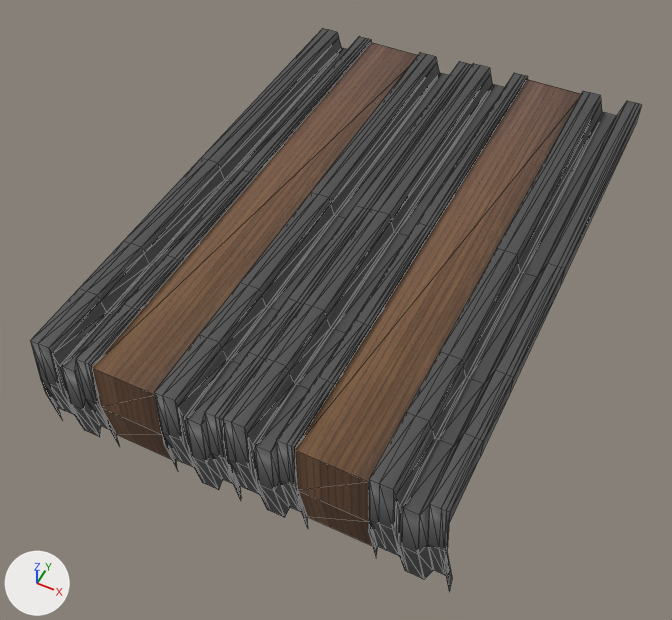
A saved change to the glTF model models/scene_de_bowling.glb.
Both versions are drawn from a 50 mm camera at (31.7, -111.7, 109.8) aimed at (-18.4, -11.4, -15.6). Every picture has the same lights, and +X, +Y and +Z are marked at lower left. Mesh edges are drawn as thin lines. Where no turn or scale is listed for an object, it has been applied to the vertices. Vertices at the same position are counted once.

The older version as bpy lines, for what is in view:
```python
ob_plane_001 = bpy.data.objects.new('Plane.001', me_plane_006)
ob_plane_001.location = (-30.5, -0.1, 2.1)
ob_plane_002 = bpy.data.objects.new('Plane.002', me_plane_007)
ob_plane_002.location = (-7.3, -0.2, 2.7)
ob_plane_002.scale = (9.44, 50.0, 2.0)
ob_plane_003 = bpy.data.objects.new('Plane.003', me_plane_003)
ob_plane_003.location = (4.6, -0.2, 3.5)
ob_plane_003.scale = (9.44, 50.0, 2.0)
ob_plane_004 = bpy.data.objects.new('Plane.004', me_plane_004)
ob_plane_004.location = (27.8, -0.2, 4.1)
ob_plane_004.scale = (9.44, 50.0, 2.0)
ob_plane_005 = bpy.data.objects.new('Plane.005', me_plane_005)
ob_plane_005.location = (-0.1, 0.5, -0.6)
ob_plane_006 = bpy.data.objects.new('Plane.006', me_plane_008)
ob_plane_006.location = (-35.1, 0.6, -2.0)
```
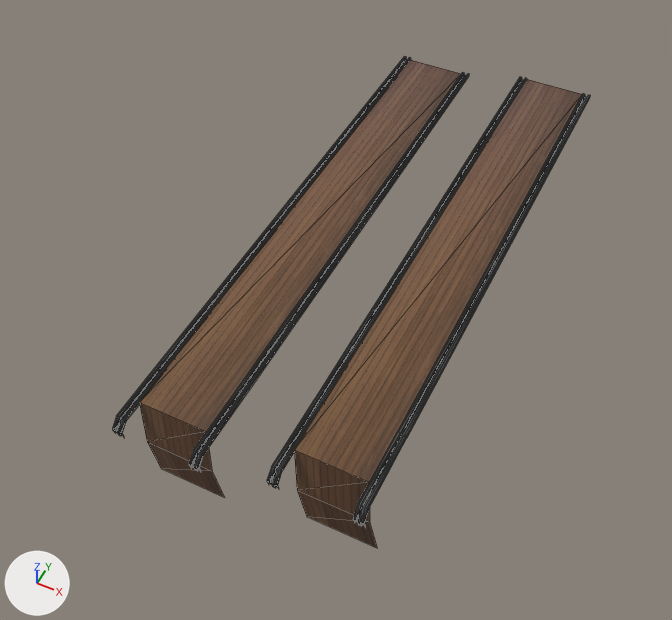
Where the newer file only moved an object's origin or applied its transform, the numbers keep the older frame.

Boxes [x1, y1, x2, y2] around the edits, measured in the pictures (672 x 620 px):
'Plane.006', moved: before [92, 42, 418, 462]; after [139, 60, 461, 497]
'Plane.004', moved, rescaled (10% wider, 24% shorter): before [369, 91, 641, 591]; after [112, 56, 411, 437]
'Plane.003', moved, rescaled (8% narrower, 14% shorter): before [223, 63, 528, 529]; after [189, 72, 469, 472]
'Plane.002', moved, rescaled (25% narrower): before [154, 52, 472, 500]; after [353, 94, 590, 527]
'Plane.001', mesh rescaled (24% narrower): before [30, 28, 371, 447]; after [267, 77, 527, 489]

What changed in the scene script:
```text
Change me_plane_006:
    where me_plane_006.from_pydata(...)  # 112 vertices, 180 faces; spans x -22.1..-8.1, y -50.9..50.6, z -22.3..-3.3
    used by ob_plane_001; location = (-30.5, -0.1, 2.1)
    me_plane_006 part 1: the whole mesh is scaled about its middle by (0.134, 1.04, 0.142), then moved by (39.1, -1.9, 8.9)
Change ob_plane_003:
    ob_plane_003.location: (4.6, -0.2, 3.5) -> (-16.2, -3.8, -1.4)
    ob_plane_003.scale: (9.44, 50.0, 2.0) -> (1.26, 52.0, 0.284)
Change ob_plane_004:
    ob_plane_004.location: (27.8, -0.2, 4.1) -> (-29.4, -3.8, -1.5)
    ob_plane_004.scale: (9.44, 50.0, 2.0) -> (1.26, 52.0, 0.284)
Change ob_plane_002:
    ob_plane_002.location: (-7.3, -0.2, 2.7) -> (8.7, -2.0, 0.0)
    ob_plane_002.scale: (9.44, 50.0, 2.0) -> (1.26, 52.0, 0.284)
Change ob_plane_006:
    ob_plane_006.location: (-35.1, 0.6, -2.0) -> (-25.0, -1.5, -2.1)
```
